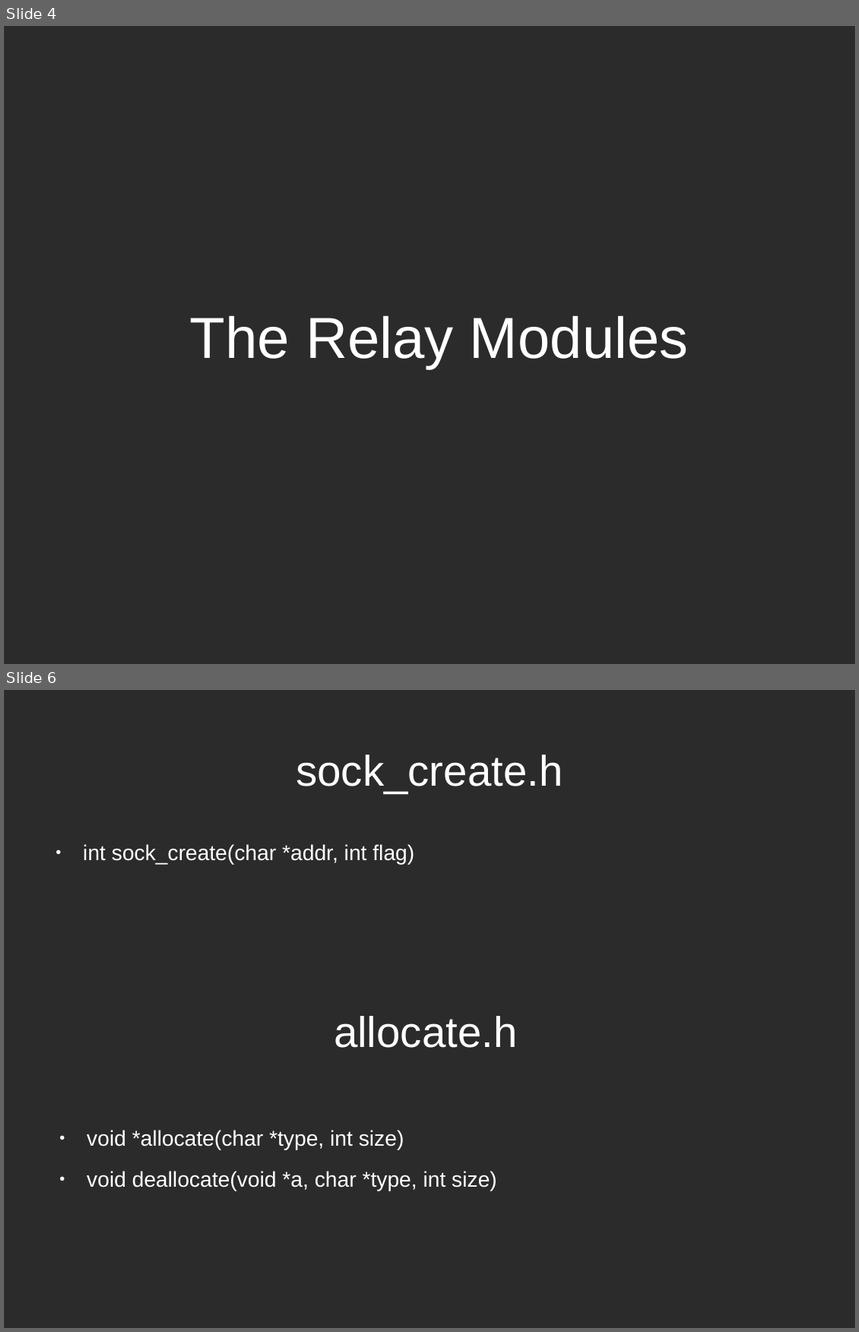
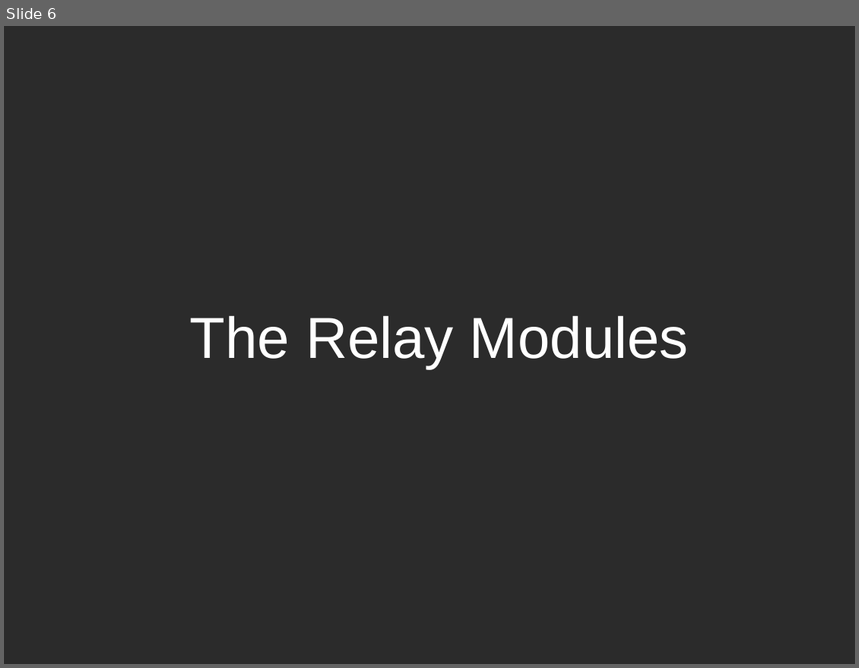
Before and after one commit to r0ck3r008/sdn-proj, a slide deck: review.odp. Shown one above the other, each under a label of ours: slides 4 and 6 before the commit, slide 6 after it; the slides between them are not shown. The pictures are 859x1332 and 859x668 pixels, drawn with LibreOffice and Linux fonts; fonts in the diff are those of the drawing; background and template pictures are left out; a plain dark background stands for a picture behind light text. Boxes give left, top, right and bottom in pixels: in the first picture for what was removed or moved away, otherwise in the second. Text is boxed around its words. In the diff, an @@ line names an element or a change of style, - is before the commit and + after.

```diff
--- a/review.odp
+++ b/review.odp
@@ slide 6 removed at (4, 690, 855, 1328), background picture (left out) @@
@@ title removed at (296, 755, 563, 793) @@
-sock_create.h
@@ text removed at (83, 844, 414, 865) @@
-● int sock_create(char *addr, int flag)
@@ title removed at (334, 1016, 517, 1048) @@
-allocate.h
@@ text removed at (87, 1130, 497, 1192) @@
-● void *allocate(char *type, int size)
-● void deallocate(void *a, char *type, int size)
@@ what was slide 4 is now slide 6 @@
```
Also in this commit, not shown: 4 slides changed, 17 slides added, 4 other slides removed, 1 other file.
